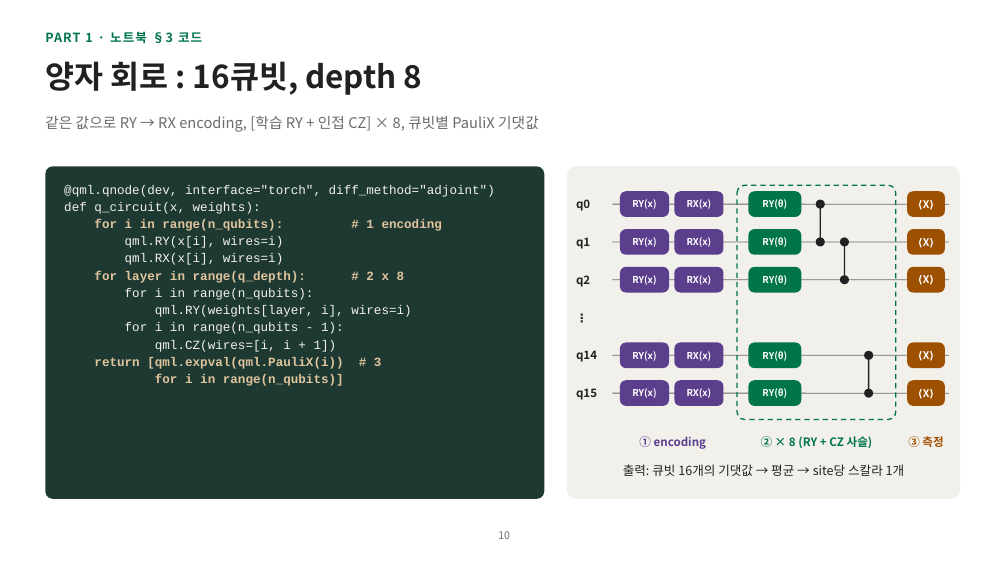
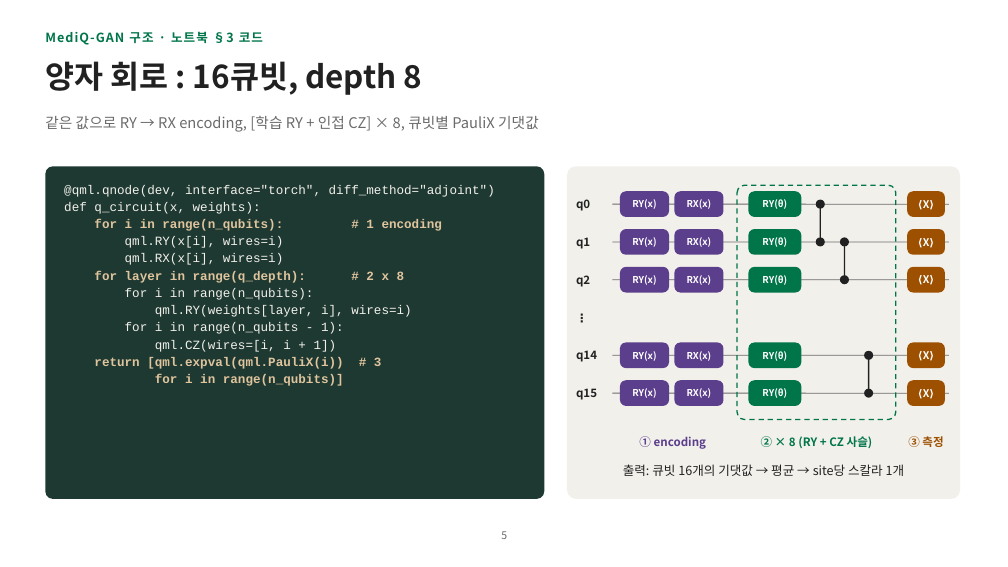
Before and after one commit to hyunhp/skin_disease_qml, a slide deck: slide 5 of practice/day3_slides/day3_practice_slides.pptx (slide 10 before the commit). Drawn at 1008x567 pixels with LibreOffice and Linux fonts; fonts in the diff are those of the drawing. Boxes give left, top, right and bottom in pixels: in the first picture for what was removed or moved away, otherwise in the second. Text is boxed around its words. In the diff, an @@ line names an element or a change of style, - is before the commit and + after.

```diff
--- a/practice/day3_slides/day3_practice_slides.pptx
+++ b/practice/day3_slides/day3_practice_slides.pptx
@@ text at (45,31,263,45): text changed @@
-PART 1 · 노트북 §3 코드
+MediQ-GAN 구조 · 노트북 §3 코드
@@ page number at (501,531,507,539): text changed @@
-10
+5
```
Also in this commit, not shown: 8 other slides changed, 12 slides removed, 6 other files.
